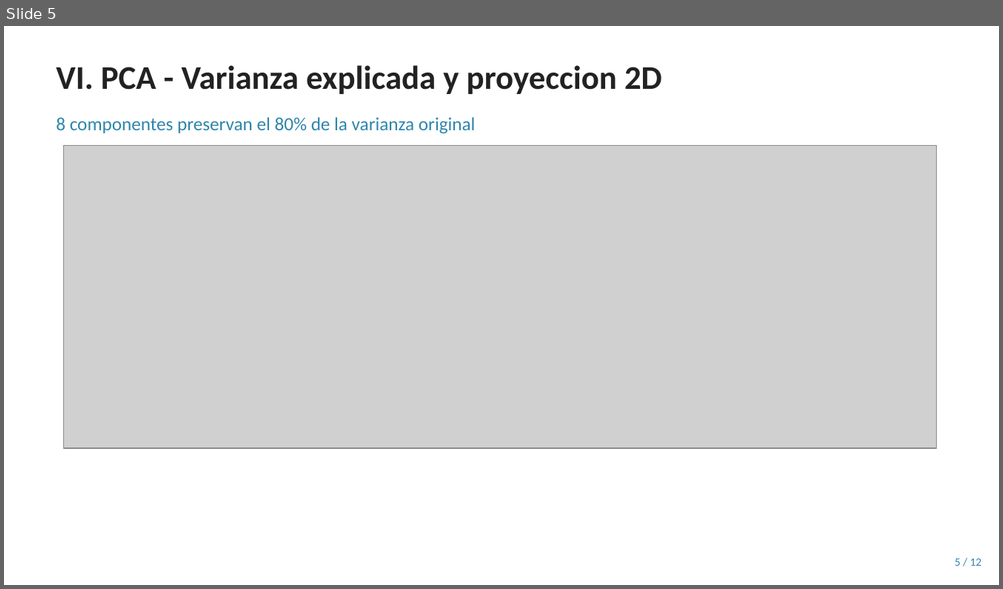
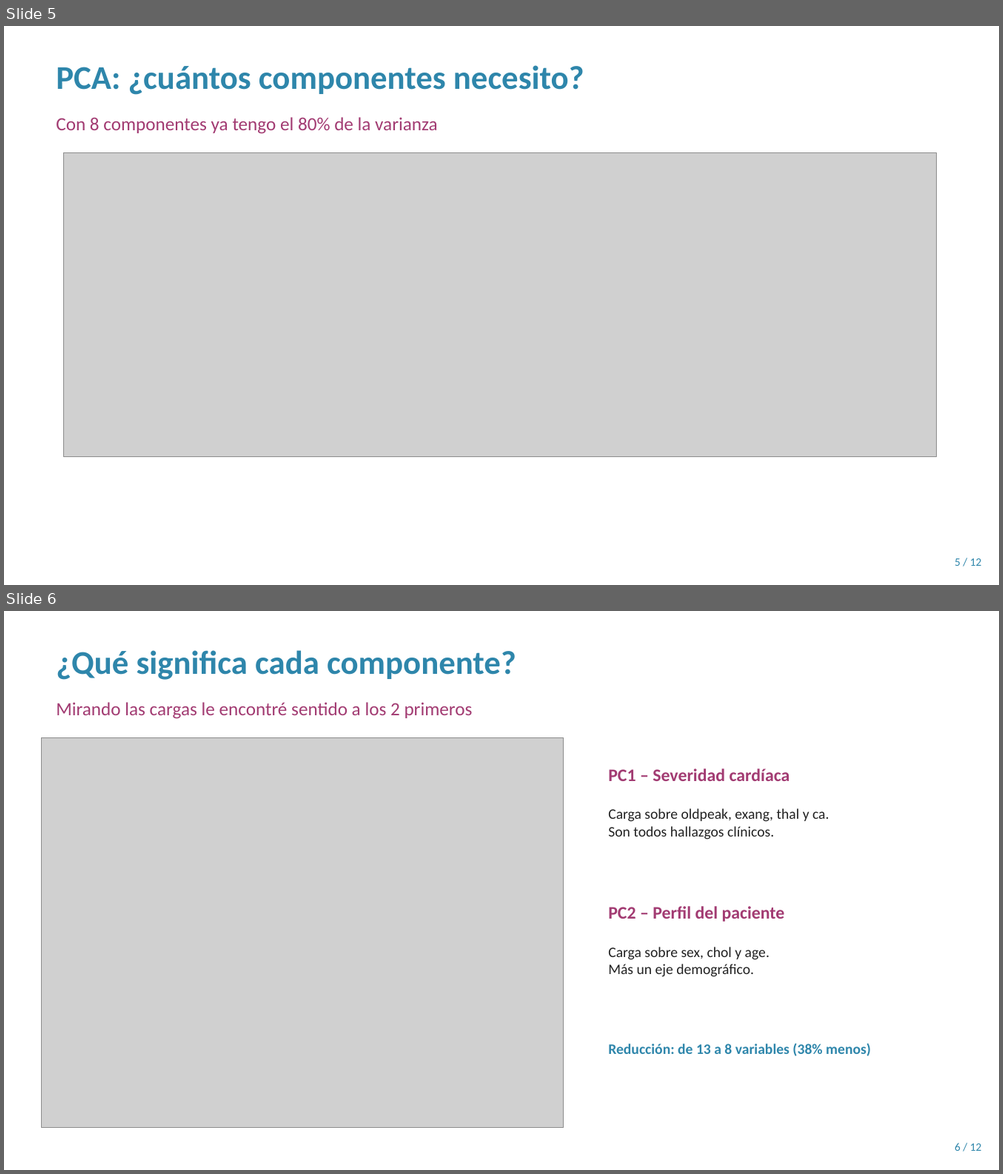
Before and after one commit to JAAM010/seminario-datos-heart-disease, a slide deck: Entregable2/Presentacion_Sustentacion.pptx. Shown one above the other, each under a label of ours: slide 5 before the commit, slides 5 and 6 after it. The pictures are 1003x589 and 1003x1174 pixels, drawn with LibreOffice and Linux fonts; fonts in the diff are those of the drawing; grey boxes stand for pictures. Boxes give left, top, right and bottom in pixels: in the first picture for what was removed or moved away, otherwise in the second. Text is boxed around its words. In the diff, an @@ line names an element or a change of style, - is before the commit and + after.

```diff
--- a/Entregable2/Presentacion_Sustentacion.pptx
+++ b/Entregable2/Presentacion_Sustentacion.pptx
@@ slide 6 added at bbox=[4, 611, 999, 1170], background #FFFFFF @@
@@ text added at bbox=[56, 650, 516, 680], 32 pt, text #2E86AB, bold @@
+¿Qué significa cada componente?
@@ text added at bbox=[56, 702, 472, 719], 18 pt, text #A23B72 @@
+Mirando las cargas le encontré sentido a los 2 primeros
@@ picture added at bbox=[41, 738, 563, 1128] @@
@@ text added at bbox=[608, 769, 790, 781], 17 pt, text #A23B72, bold @@
+PC1 – Severidad cardíaca
@@ text added at bbox=[608, 809, 828, 840], 14 pt, text #222222 @@
+Carga sobre oldpeak, exang, thal y ca.
+Son todos hallazgos clínicos.
@@ text added at bbox=[608, 906, 785, 922], 17 pt, text #A23B72, bold @@
+PC2 – Perfil del paciente
@@ text added at bbox=[608, 947, 769, 977], 14 pt, text #222222 @@
+Carga sobre sex, chol y age.
+Más un eje demográfico.
@@ text added at bbox=[608, 1043, 871, 1056], 14 pt, text #2E86AB, bold @@
+Reducción: de 13 a 8 variables (38% menos)
@@ text added at bbox=[954, 1143, 982, 1151], 11 pt, text #2E86AB @@
+6 / 12
@@ slide 5 changed as well @@
@@ text at bbox=[56, 65, 584, 95]: text changed; text colour #222222 to #2E86AB @@
-VI. PCA - Varianza explicada y proyeccion 2D
+PCA: ¿cuántos componentes necesito?
@@ text at bbox=[56, 117, 438, 134]: text changed; text colour #2E86AB to #A23B72 @@
-8 componentes preservan el 80% de la varianza original
+Con 8 componentes ya tengo el 80% de la varianza
@@ picture: place and size @@
-picture at bbox=[64, 145, 936, 449]
+picture at bbox=[64, 153, 936, 457]
```
Also in this commit, not shown: 7 other slides changed, 3 other slides added, 4 slides removed.
